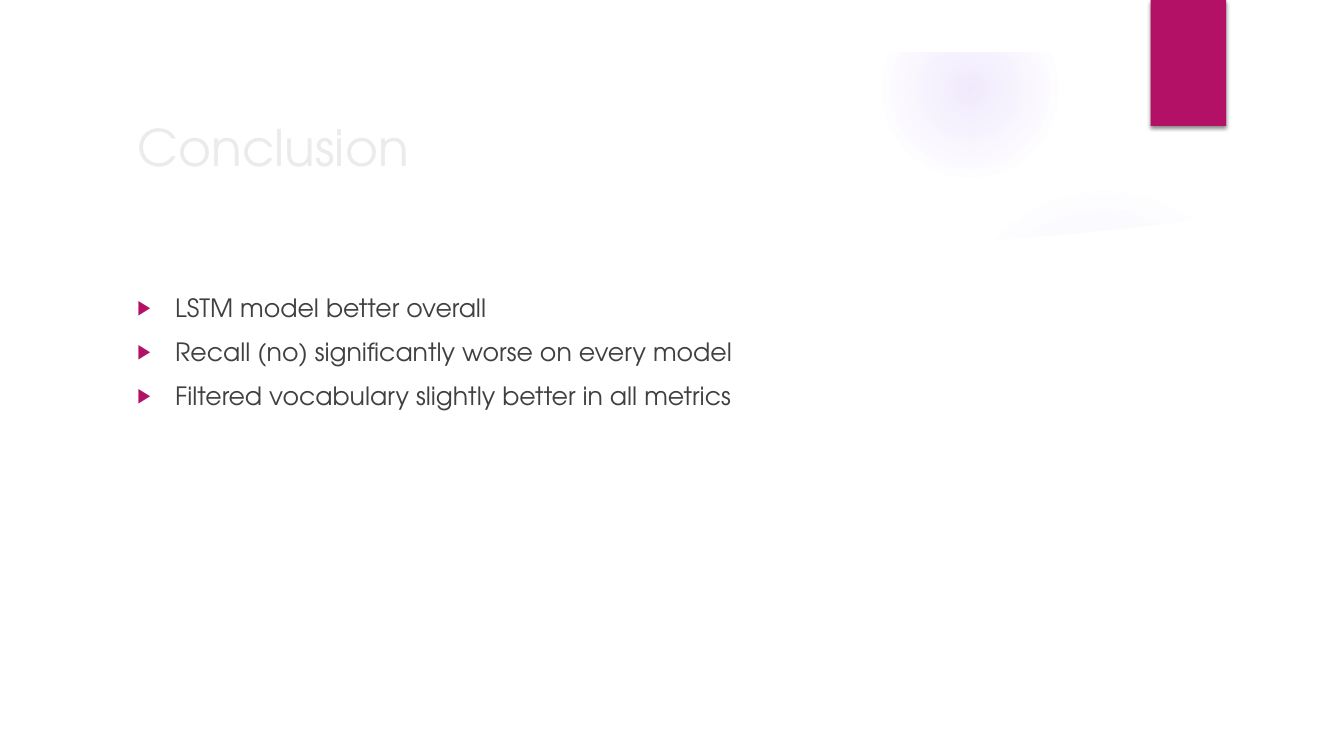
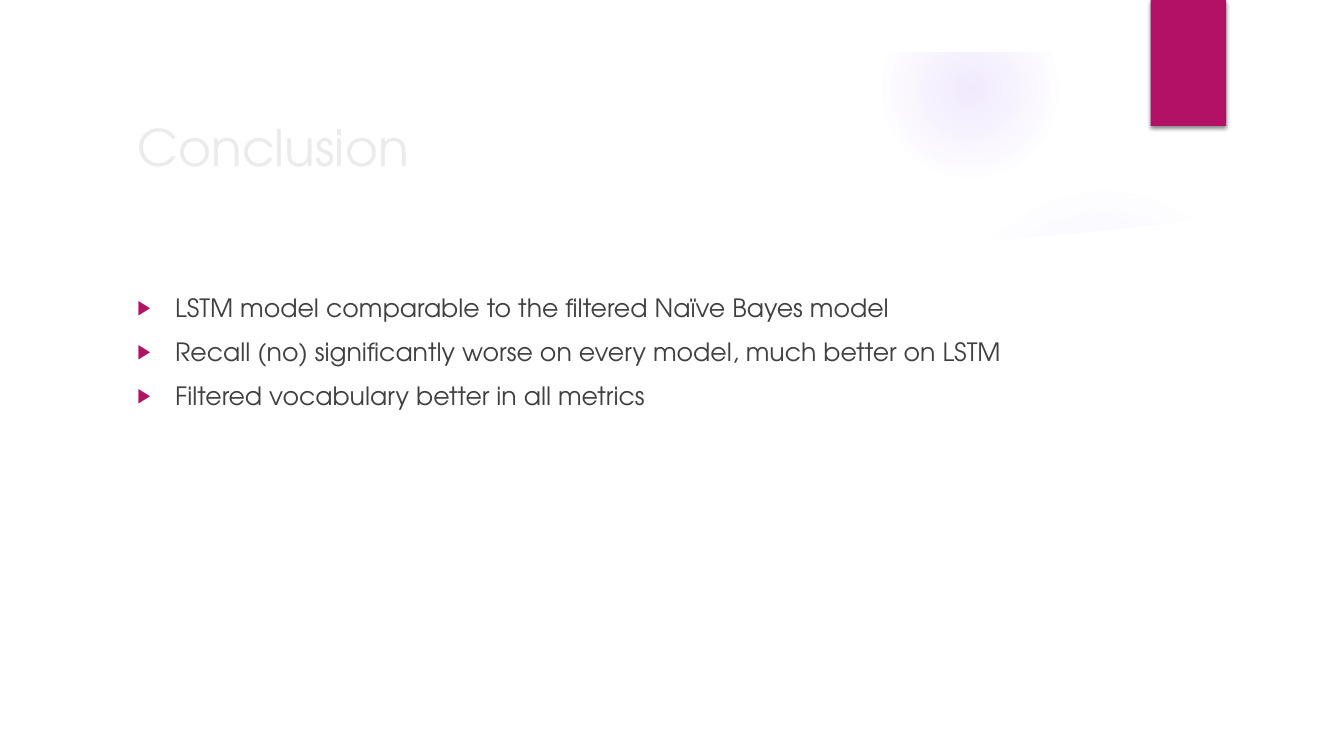
Before and after one commit to bojans1997/472_Assignment3, a slide deck: slide 4 of Assignment 3 analysis.pptx. Drawn at 1344x756 pixels with LibreOffice and Linux fonts; fonts in the diff are those of the drawing; background and template pictures are left out. Boxes give left, top, right and bottom in pixels: in the first picture for what was removed or moved away, otherwise in the second. Text is boxed around its words. In the diff, an @@ line names an element or a change of style, - is before the commit and + after.

```diff
--- a/Assignment 3 analysis.pptx
+++ b/Assignment 3 analysis.pptx
@@ text at (175,298,1001,410): text changed @@
-▶ LSTM model better overall
-▶ Recall (no) significantly worse on every model
-▶ Filtered vocabulary slightly better in all metrics
+▶ LSTM model comparable to the filtered Naïve Bayes model
+▶ Recall (no) significantly worse on every model, much better on LSTM
+▶ Filtered vocabulary better in all metrics
```
Also in this commit, not shown: 1 other slide changed, 1 other file.
